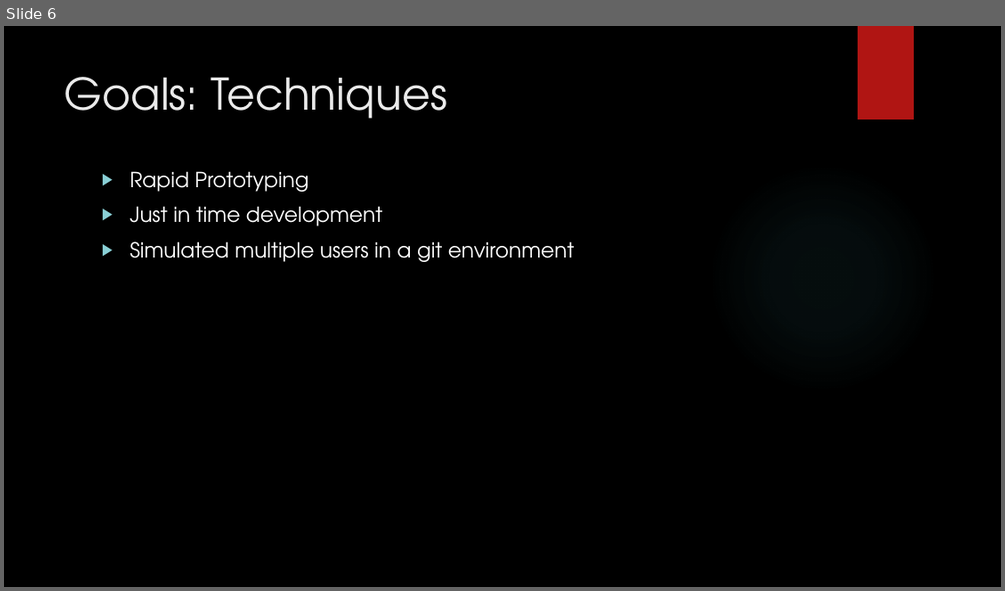
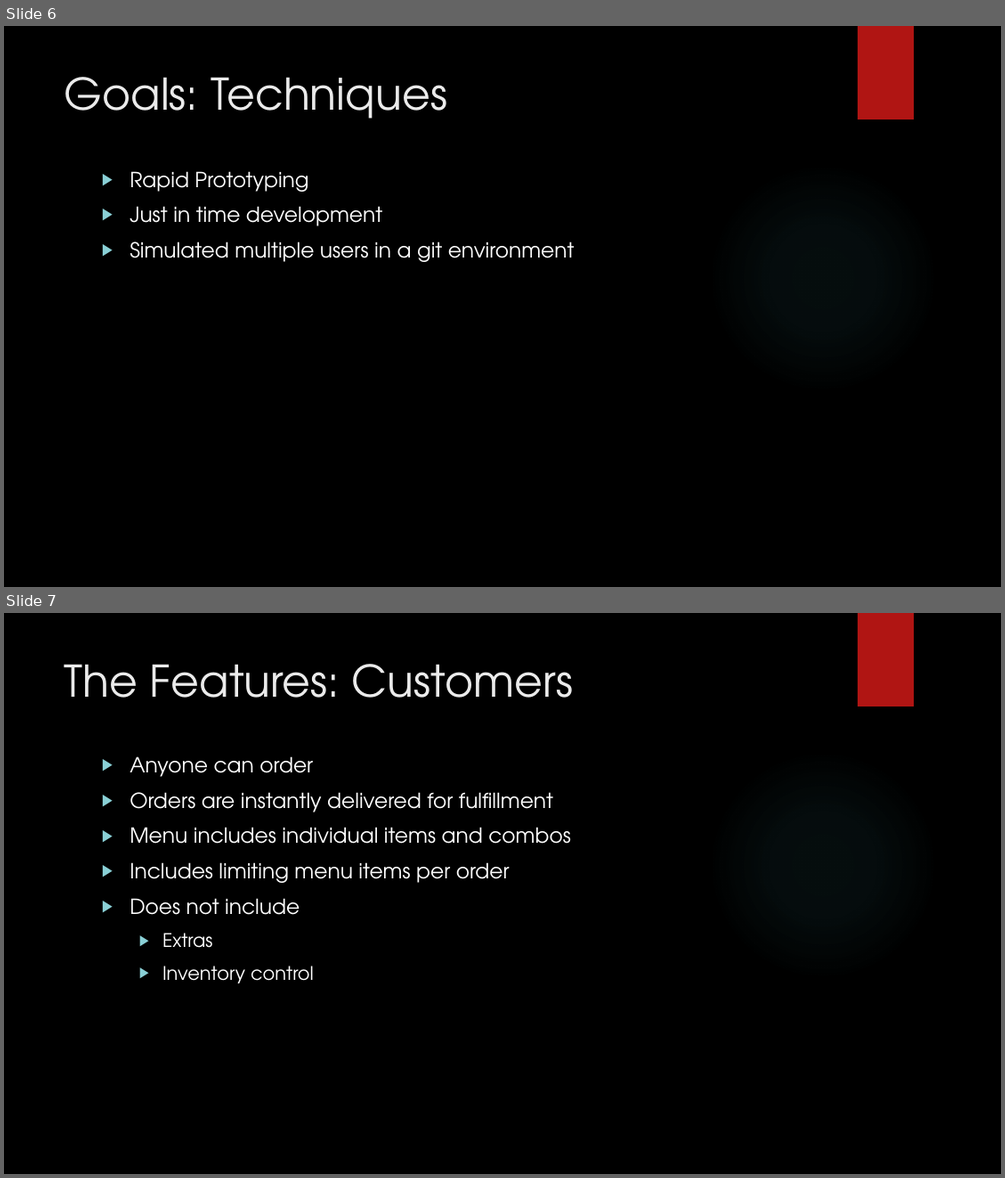
Before and after one commit to code-monkie/carnival-pos, a slide deck: angular/src/assets/goals.pptx. Shown one above the other, each under a label of ours: slide 6 before the commit, slides 6 and 7 after it. The pictures are 1005x591 and 1005x1178 pixels, drawn with LibreOffice and Linux fonts; fonts in the diff are those of the drawing; background and template pictures are left out. Boxes give left, top, right and bottom in pixels: in the first picture for what was removed or moved away, otherwise in the second. Text is boxed around its words. In the diff, an @@ line names an element or a change of style, - is before the commit and + after.

```diff
--- a/angular/src/assets/goals.pptx
+++ b/angular/src/assets/goals.pptx
@@ slide 7 added at box(4, 613, 1001, 1174), background picture (left out); not listed: 2 template elements that a slide beside it also shows @@
@@ title added at box(65, 664, 574, 698), 42 pt, text #EBEBEB @@
+The Features: Customers
@@ text added at box(129, 756, 571, 983), 20 pt, text #FFFFFF @@
+▶ Anyone can order
+▶ Orders are instantly delivered for fulfillment
+▶ Menu includes individual items and combos
+▶ Includes limiting menu items per order
+▶ Does not include
+  ▶ Extras
+  ▶ Inventory control
```
Also in this commit, not shown: 2 slides changed, 2 other slides added, 1 other file.
